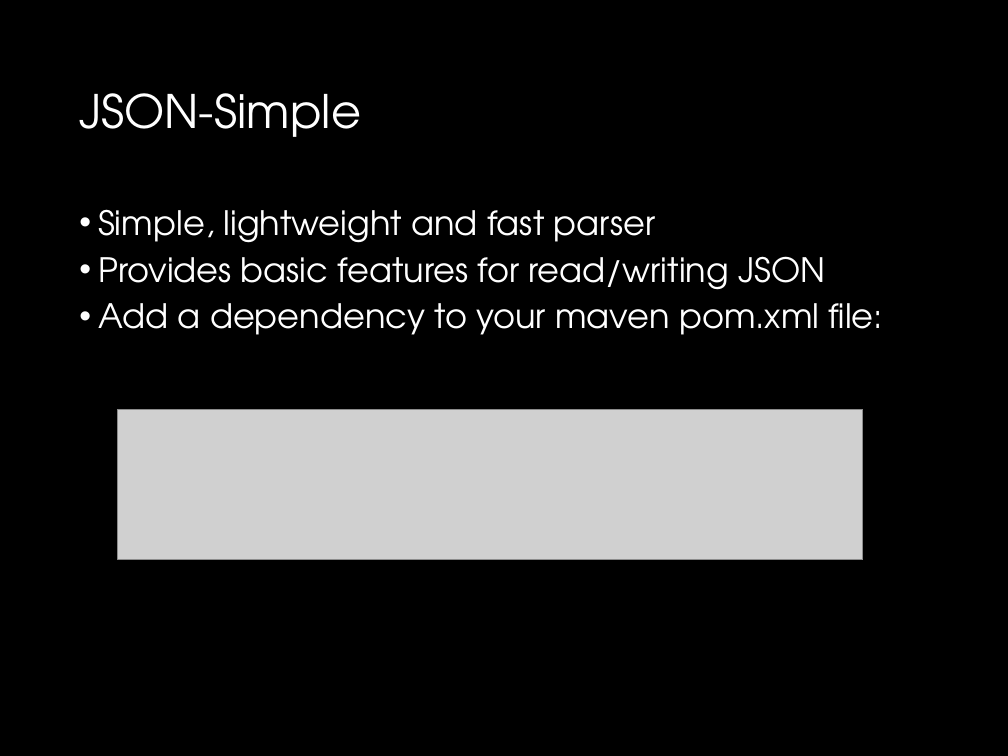
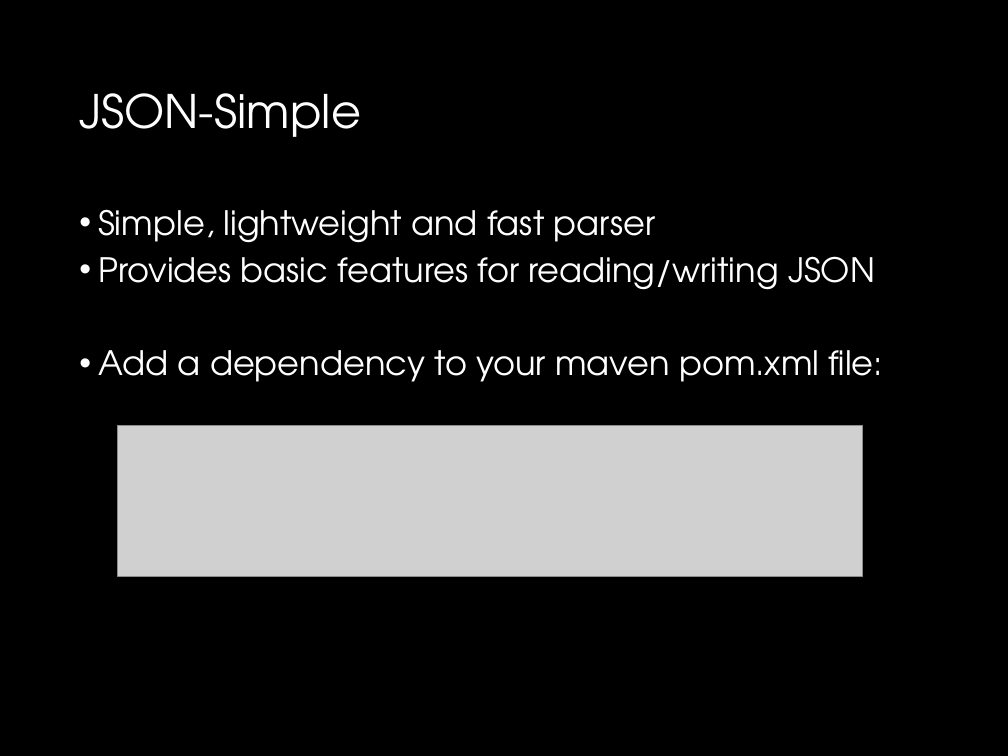
Before and after one commit to drslock/SPE2018, a slide deck: slide 10 of Lecture Slides/15 Spring JSON.pptx. Drawn at 1008x756 pixels with LibreOffice and Linux fonts; fonts in the diff are those of the drawing; grey boxes stand for pictures. Boxes give left, top, right and bottom in pixels: in the first picture for what was removed or moved away, otherwise in the second. Text is boxed around its words. In the diff, an @@ line names an element or a change of style, - is before the commit and + after.

```diff
--- a/Lecture Slides/15 Spring JSON.pptx
+++ b/Lecture Slides/15 Spring JSON.pptx
@@ text at (x1=98, y1=256, x2=875, y2=290): text changed @@
-• Provides basic features for read/writing JSON
+• Provides basic features for reading/writing JSON
@@ picture moved from (x1=118, y1=409, x2=864, y2=559) to (x1=118, y1=425, x2=864, y2=576) @@
```
Also in this commit, not shown: 3 other slides changed.
